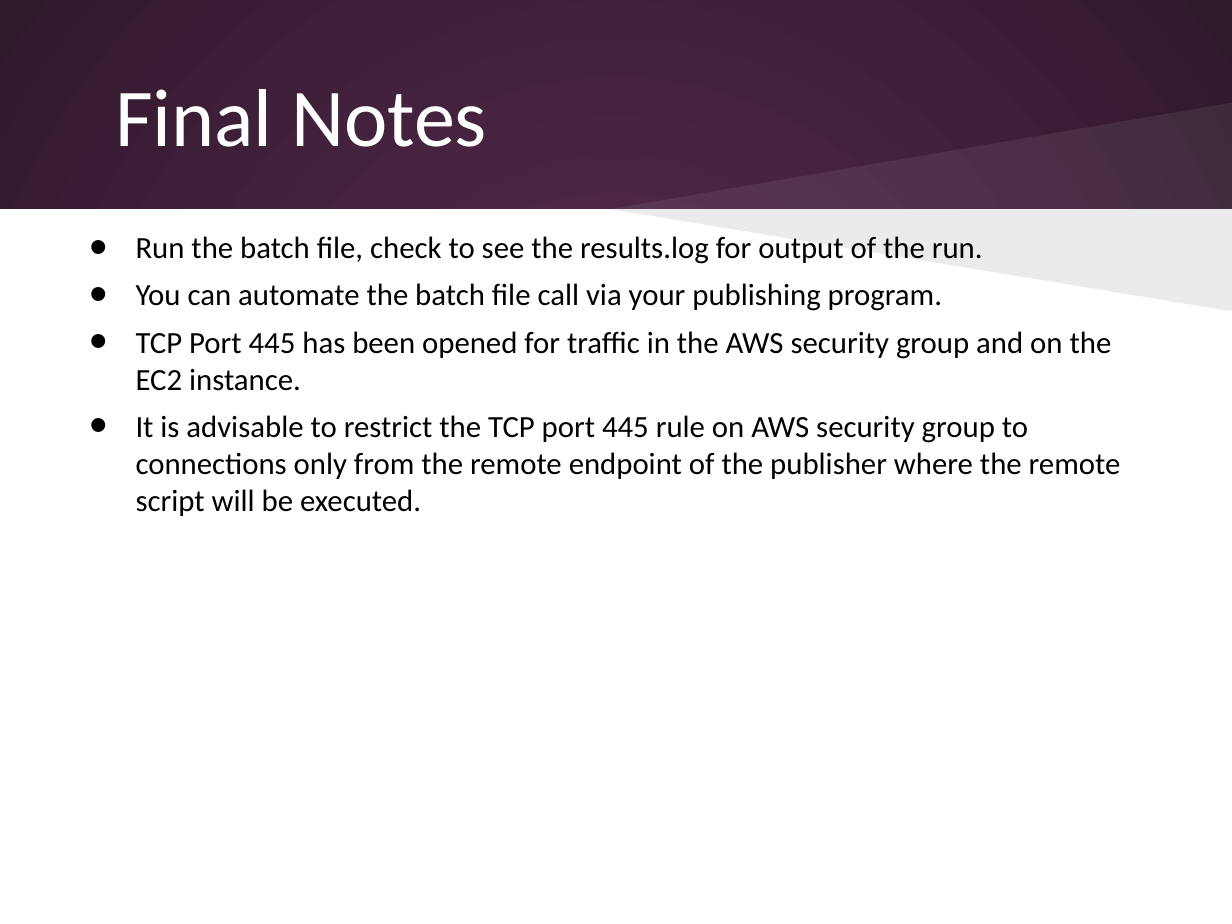
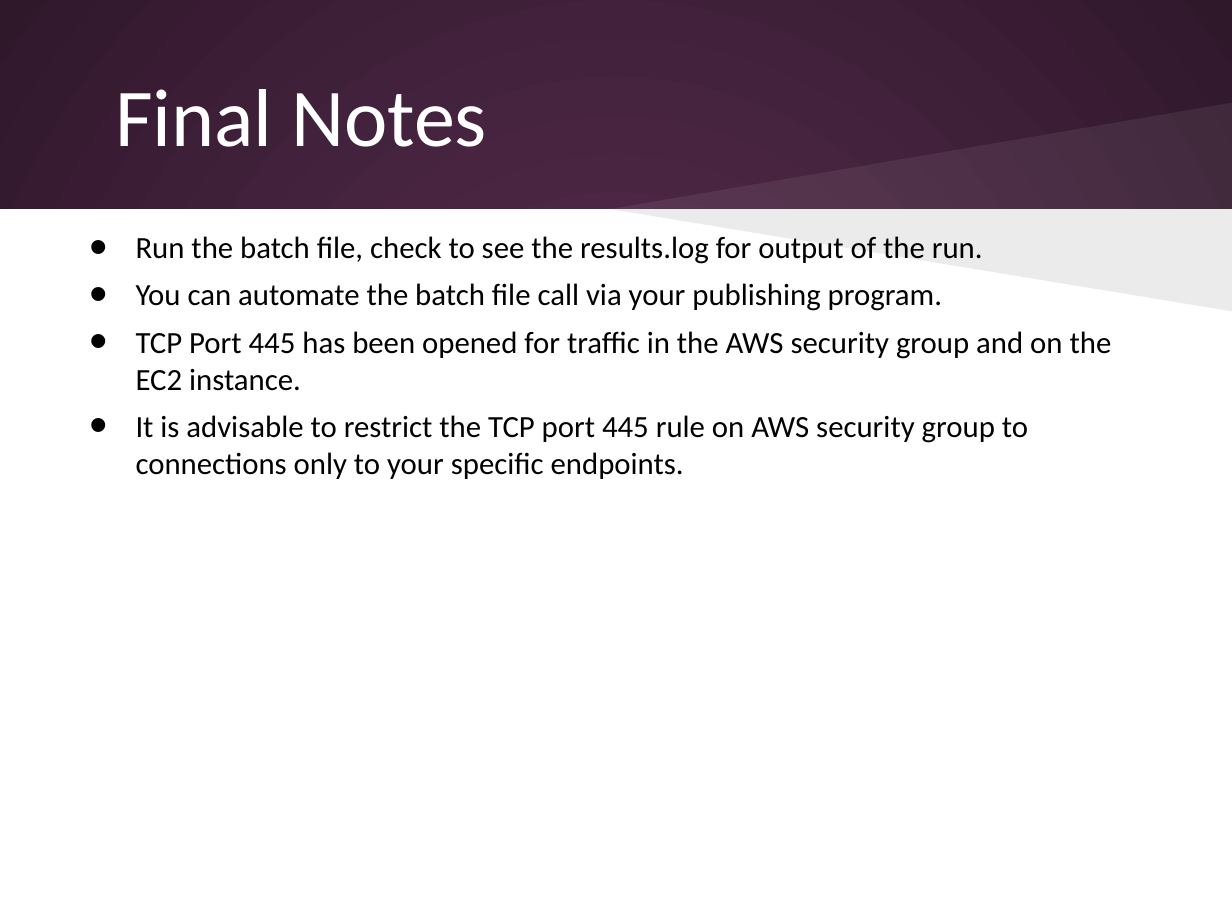
Before and after one commit to vijayphilip/PsExecRemoteWinEC2, a slide deck: slide 6 of PsExecRemote.pptx. Drawn at 1232x924 pixels with LibreOffice and Linux fonts; fonts in the diff are those of the drawing. Boxes give left, top, right and bottom in pixels: in the first picture for what was removed or moved away, otherwise in the second. Text is boxed around its words. In the diff, an @@ line names an element or a change of style, - is before the commit and + after.

```diff
--- a/PsExecRemote.pptx
+++ b/PsExecRemote.pptx
@@ text at bbox=[136, 415, 1028, 479]: text changed @@
-• It is advisable to restrict the TCP port 445 rule on AWS security group to connections only from the remote endpoint of the publisher where the remote script will be executed.
+• It is advisable to restrict the TCP port 445 rule on AWS security group to connections only to your specific endpoints.
```
Also in this commit, not shown: 1 other slide changed, 1 other file.
